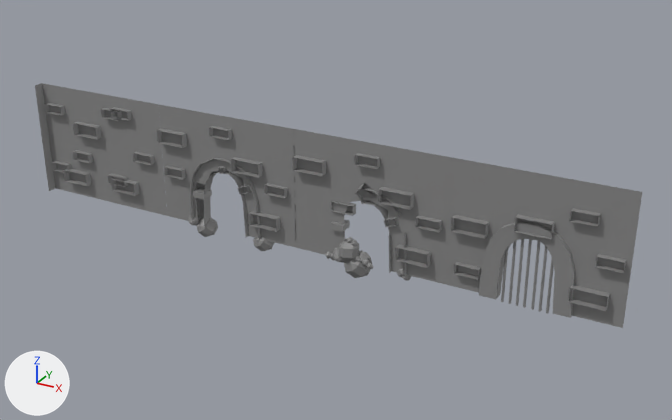
A saved change to the FBX model Assets/Models/Maya/Enviroment/walls.fbx.
Rendered twice from a 50 mm lens placed at (0.1575, -0.2124, 0.1218), pointed at (0.0357, 0.009, 0.0111). The axes (+X, +Y, +Z) are drawn at lower left. The lights are the same throughout. Where no turn or scale is listed for an object, it has been applied to the vertices.

Names of what the first picture shows: 'arch.001', 'arch3', 'wall', 'wall1', 'wall2', 'wall3'.
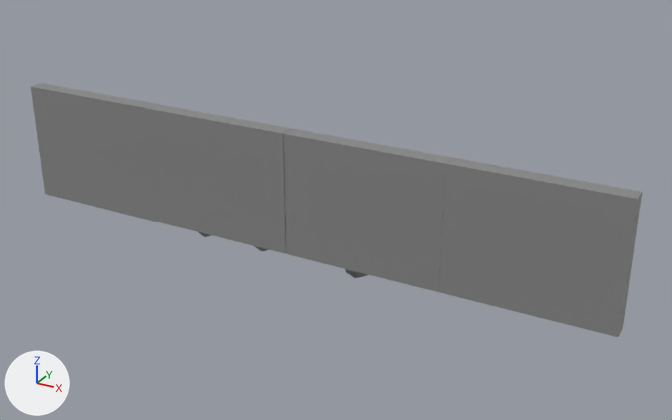
ob_walls is not drawn itself; it is the parent of ob_wallandstones, ob_wallandstones1, ob_wallandstones2, ob_wallandstones3.
ob_wallandstones is not drawn itself; it is the parent of ob_wall.

Where the newer file only moved an object's origin or applied its transform, the numbers keep the older frame.

Boxes [x1, y1, x2, y2] around the edits, measured in the pictures (672 x 420 px):
'wall3', reshaped: before [446, 158, 642, 328]; after [439, 158, 642, 337]
'wall4', added: after [284, 129, 452, 292]
'wall5', added: after [146, 104, 292, 254]
'wall2', deleted: before [293, 129, 453, 284]
'wall', reshaped, moved, rescaled: before [35, 83, 167, 216]; after [31, 83, 157, 222]
'wall1', deleted: before [159, 105, 296, 247]
part 1 of me_mesh_056, deleted: before [35, 83, 167, 216]
part 2 of me_mesh_056, added: after [31, 83, 157, 222]
part 3 of me_mesh_006, added: after [439, 158, 642, 337]
'arch3', unchanged, covered by the edit: before [479, 221, 575, 318]

Diff of the bpy script that builds the scene:
```diff
--- a/Assets/Models/Maya/Enviroment/walls.fbx.py
+++ b/Assets/Models/Maya/Enviroment/walls.fbx.py
@@ me_mesh_006 @@
-me_mesh_006.from_pydata(...)  # 74 vertices, 53 faces; spans x -0.0244..0.0244, y 0.0016, z -0.0189..0.0189
+me_mesh_006.from_pydata(...)  # 158 vertices, 141 faces; spans x -0.0244..0.0244, y -0.0035..0.0016, z -0.0189..0.0189
+# me_mesh_006 part 3
+# 4 vertices are added at (-0.0244, -0.0035, -0.0095), (-0.0244, -0.0035, -0.0142), (-0.0244, -0.0034, 0.0094), (-0.0244, -0.0034, 0.0047)
+# 16 new vertices lie (0.0, -0.005, 0.0) away from vertices in x -0.0244..0.0244, y 0.0016, z -0.0189..0.0189
+# 8 new vertices lie (0.0, 0.0, -0.0048) away from vertices in x -0.0183..0.0244, y -0.0034, z -0.0094..0.0189
+# 8 new vertices lie (0.0, 0.0, -0.0047) away from vertices in x -0.0183..0.0244, y -0.0034, z 0.0094..0.0141
+# 7 new vertices lie (0.0, 0.0, -0.0047) away from vertices in x -0.0183..0.0183, y -0.0034, z 0.0094
+# 7 new vertices lie (0.0, 0.0, -0.0047) away from vertices in x -0.0183..0.0183, y -0.0034, z 0.0047
+# 7 new vertices lie (0.0, 0.0, -0.0048) away from vertices in x -0.0183..0.0183, y -0.0034, z 0.0
+# 7 new vertices lie (0.0, 0.0, -0.0047) away from vertices in x -0.0183..0.0183, y -0.0034, z -0.0048
+# 7 new vertices lie (0.0, 0.0, -0.0047) away from vertices in x -0.0183..0.0183, y -0.0034, z -0.0095
+# 7 new vertices lie (0.0, 0.0, -0.0047) away from vertices in x -0.0183..0.0183, y -0.0034, z -0.0142
+# 6 new vertices lie (0.0, -0.0051, 0.0) away from vertices in x -0.0244, y 0.0016, z -0.0189..0.0141
+# 88 new faces join them
 me_mesh_006.materials.append(mat_lambert1)
@@ me_mesh_056 @@
 me_mesh_056.from_pydata(...)  # 6 vertices, 2 faces; spans x -0.5..0.5, y -0.5..0.5, z -0.5..0.5
 # used by ob_wall; parent = ob_wallandstones; location = (0.0, 0.326, -0.24); scale = (4.89, 3.77, 0.312)
 # verts and faces of me_mesh_056; kept vertices keep their numbers, new ones are numbered from 6
+# me_mesh_056 part 1
+delete_vertices([*range(0, 6)])  # with the faces that use them
+# me_mesh_056 part 2
+verts[6] = (-2.423, -1.912, 0.244)  # pixel (45, 194)
+verts[7] = (-2.423, 1.912, 0.244)  # pixel (30, 86)
+verts[8] = (-2.423, 1.912, -0.244)  # pixel (41, 83)
+verts[9] = (-2.423, -1.912, -0.244)
+for new, old in zip([*range(10, 14)], [*range(6, 10)]): verts[new] = verts[old] + (4.846, 0.0, 0.0)
+faces += [(6, 10, 11, 7), (7, 11, 12, 8), (8, 12, 13, 9), (6, 9, 13, 10), (10, 13, 12, 11), (6, 7, 8, 9)]
 me_mesh_056.materials.append(mat_lambert1)
@@ ob_wall2 @@
-ob_wall2 = bpy.data.objects.new('wall2', me_mesh_021)
@@ ob_wall1 @@
-ob_wall1 = bpy.data.objects.new('wall1', me_mesh_045)
@@ ob_wall @@
 ob_wall.parent = ob_wallandstones
-ob_wall.location = (0.0, 0.326, -0.24)
-ob_wall.scale = (4.89, 3.77, 0.312)
+ob_wall.location = (-0.0288, 0.306, -0.15)
@@ ob_walls @@
 ob_walls = bpy.data.objects.new('walls', None)
-ob_walls.location = (0.0, 0.0, 0.0139)
+ob_walls.location = (0.0246, 0.00453, 0.0144)
 ob_walls.rotation_euler = (1.571, 0.0, 0.0)  # degrees (90, 0, 0)
@@ ob_wallandstones @@
 ob_wallandstones.parent = ob_walls
-ob_wallandstones.location = (-4.858, 0.0, 0.0)
+ob_wallandstones.location = (-7.315, -0.0443, 0.453)
@@ ob_wall5 @@
+ob_wall5 = bpy.data.objects.new('wall5', me_mesh_055_1)  # 158 vertices, 141 faces; spans x -0.0244..0.0244, y -0.0035..0.0016, z -0.0189..0.0189; in mat_lambert1 (grey #888888)
+ob_wall5.location = (-0.0003, 0.0024, 0.0172)
@@ ob_wall4 @@
+ob_wall4 = bpy.data.objects.new('wall4', me_mesh_040_1)  # 158 vertices, 141 faces; spans x -0.0244..0.0244, y -0.0035..0.0016, z -0.0189..0.0189; in mat_lambert1 (grey #888888)
+ob_wall4.location = (0.0489, 0.0024, 0.0172)
```
